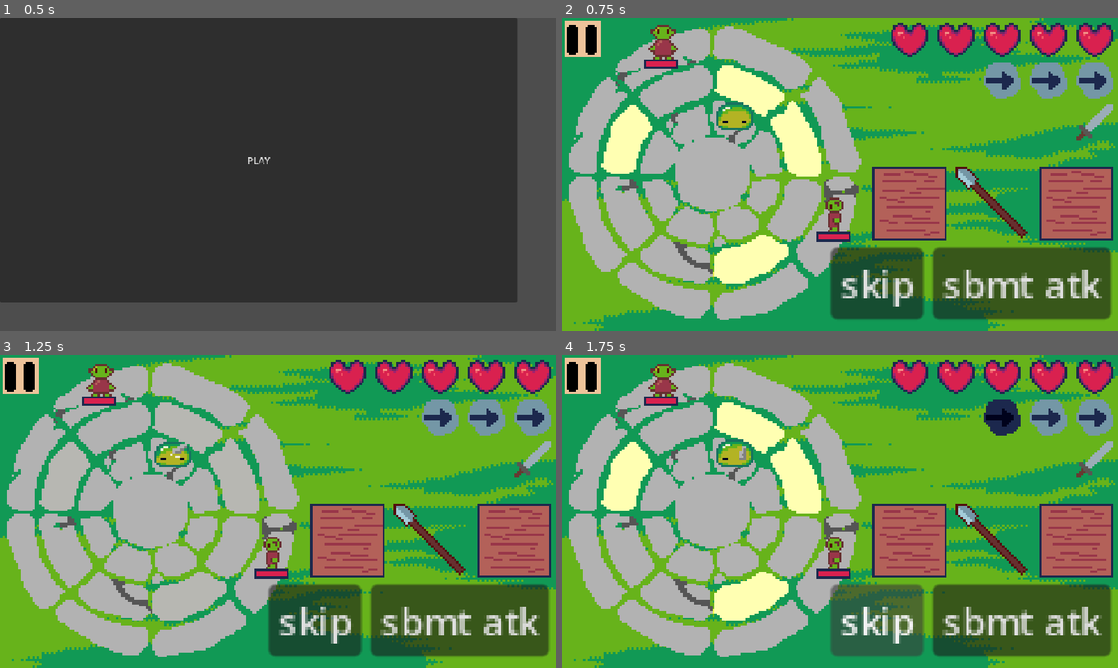
Above: before the commit, frames 1-4 (two rows, left to right).
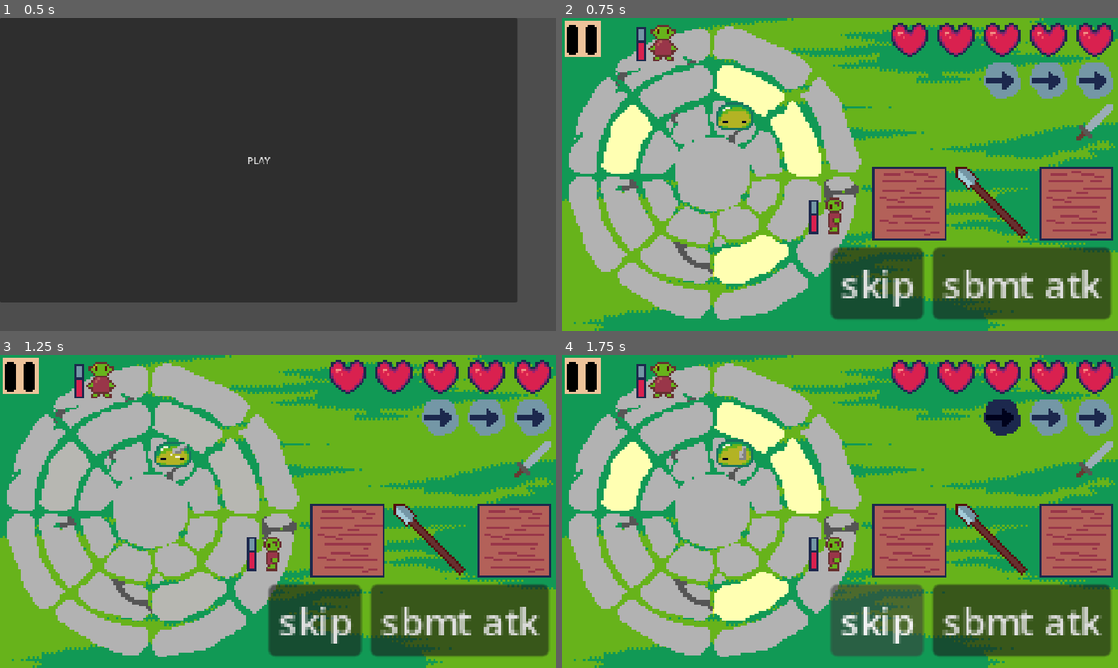
Above: after the commit, the same moments.

Repository: theophylaktos/sanocho-ygda-jam-2026
Game: Godot game, scene res://main_menu/main_menu.tscn
The game is run twice, just before and just after one commit, with the same random seed, the same clock (stepped at 60 frames per second) and the same inputs.
Inputs:
- Up to frame 1 (0.5 s): no input
- Up to frame 2 (0.75 s): click "PLAY" at 0.5 s
- Up to frame 3 (1.25 s): no input
- Up to frame 4 (1.75 s): click "skip" at 1.25 s

Frame 1 is identical in both runs. In frame 2, 0.8% of the frame differs, in the area x 13-52%, y 2-72%; in frame 3, 1.0%; in frame 4, 1.0%.

Commit message:
halth bar thing

Diff:
--- a/enemies/ghost/ghost.tscn
+++ b/enemies/ghost/ghost.tscn
@@ -329,16 +329,17 @@
 y_sort_enabled = true
 
 [node name="AnimatedSprite2D" type="AnimatedSprite2D" parent="Local" unique_id=315474355]
+position = Vector2(2, 0)
 sprite_frames = SubResource("SpriteFrames_1su5m")
 animation = &"attack_right"
 offset = Vector2(-2, -4)
 
 [node name="HealthBar" type="ProgressBar" parent="Local" unique_id=405597976]
 y_sort_enabled = true
-offset_left = -10.0
-offset_top = 1.0
-offset_right = 5.0
-offset_bottom = 5.0
+offset_left = -7.5
+offset_top = -16.0
+offset_right = 7.5
+offset_bottom = -12.0
 theme_override_styles/background = SubResource("StyleBoxFlat_4xhpb")
 theme_override_styles/fill = SubResource("StyleBoxFlat_dufq0")
 max_value = 1.0
--- a/enemies/goblin/goblin.tscn
+++ b/enemies/goblin/goblin.tscn
@@ -118,16 +118,17 @@
 [node name="AnimatedSprite2D" type="AnimatedSprite2D" parent="Node2D" unique_id=121862124]
 position = Vector2(0, -4)
 sprite_frames = SubResource("SpriteFrames_p0yn0")
-animation = &"idle_left"
+animation = &"idle_front"
 
 [node name="HealthBar" type="ProgressBar" parent="Node2D" unique_id=201845594]
-offset_left = -8.0
-offset_top = 3.0
-offset_right = 7.0
-offset_bottom = 7.0
+offset_left = -11.0
+offset_top = 4.0
+offset_right = 4.0
+offset_bottom = 8.0
+rotation = -1.5707964
 theme_override_styles/background = SubResource("StyleBoxFlat_r03s4")
 theme_override_styles/fill = SubResource("StyleBoxFlat_nqqj1")
 max_value = 1.0
 step = 0.0
-value = 1.0
+value = 0.5
 show_percentage = false
--- a/enemies/golem/golem.tscn
+++ b/enemies/golem/golem.tscn
@@ -44,14 +44,16 @@
 [node name="Local" type="Node2D" parent="." unique_id=1118463028]
 
 [node name="AnimatedSprite2D" type="AnimatedSprite2D" parent="Local" unique_id=1466242329]
+position = Vector2(0, -4)
 sprite_frames = SubResource("SpriteFrames_f2x0q")
 
 [node name="HealthBar" type="ProgressBar" parent="Local" unique_id=123147748]
 y_sort_enabled = true
-offset_left = -8.0
-offset_top = 2.0
-offset_right = 7.0
-offset_bottom = 6.0
+offset_left = -12.0
+offset_top = 3.0
+offset_right = 3.0
+offset_bottom = 7.0
+rotation = -1.5707964
 theme_override_styles/background = SubResource("StyleBoxFlat_kit87")
 theme_override_styles/fill = SubResource("StyleBoxFlat_1aw1j")
 max_value = 1.0
--- a/enemies/mushroom/mushroom.tscn
+++ b/enemies/mushroom/mushroom.tscn
@@ -335,18 +335,18 @@
 
 [node name="Local" type="Node2D" parent="." unique_id=1218504257]
 y_sort_enabled = true
-position = Vector2(41, 0)
 
 [node name="AnimatedSprite2D" type="AnimatedSprite2D" parent="Local" unique_id=1525012640]
-position = Vector2(-2, -4)
+position = Vector2(0, -4)
 sprite_frames = SubResource("SpriteFrames_7bva4")
 animation = &"attack_right"
 
 [node name="HealthBar" type="ProgressBar" parent="Local" unique_id=240309242]
-offset_left = -8.0
-offset_top = 2.0
-offset_right = 7.0
-offset_bottom = 6.0
+offset_left = -12.0
+offset_top = 4.0
+offset_right = 3.0
+offset_bottom = 8.0
+rotation = -1.5707964
 theme_override_styles/background = SubResource("StyleBoxFlat_ofswk")
 theme_override_styles/fill = SubResource("StyleBoxFlat_8hikq")
 max_value = 1.0
--- a/enemies/snake/snake.tscn
+++ b/enemies/snake/snake.tscn
@@ -49,10 +49,11 @@
 
 [node name="HealthBar" type="ProgressBar" parent="Local" unique_id=1656121042]
 y_sort_enabled = true
-offset_left = -8.0
-offset_top = 2.0
-offset_right = 7.0
-offset_bottom = 6.0
+offset_left = -13.0
+offset_top = 4.0
+offset_right = 2.0
+offset_bottom = 8.0
+rotation = -1.5707964
 theme_override_styles/background = SubResource("StyleBoxFlat_0sd6a")
 theme_override_styles/fill = SubResource("StyleBoxFlat_aoj2i")
 max_value = 1.0
Not shown, changed: 1 assets/art/.DS_Store
